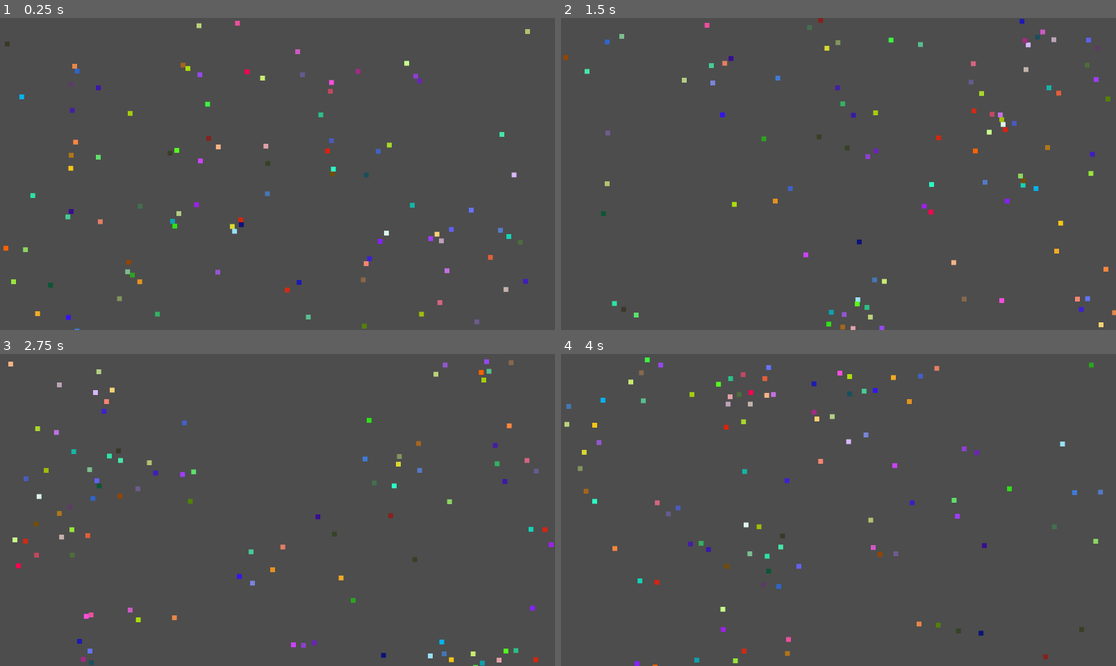
Above: before the commit, frames 1-4 (two rows, left to right).
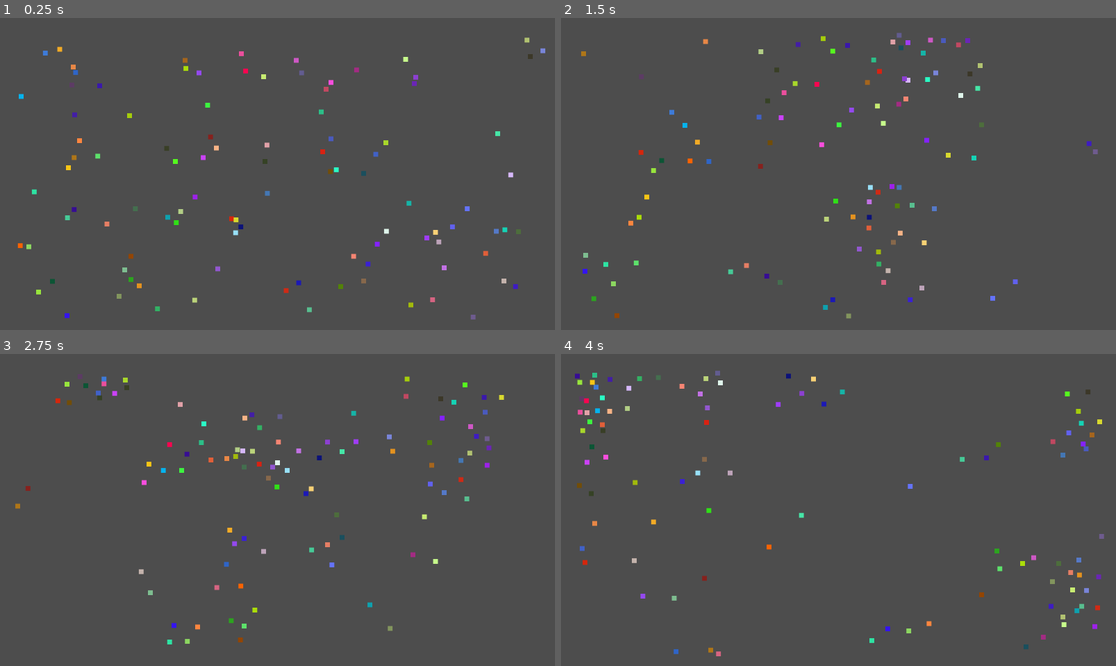
Above: after the commit, the same moments.

Repository: joesobo/EcoSystem
Game: Godot game, scene res://fish_manager.tscn
Same seed, same stepped clock (60 frames per second), same inputs: the game is played once before the commit and once after it. This scene is started directly instead of the project's main scene.
Inputs:
- Up to frame 1 (0.25 s): no input
- Up to frame 2 (1.5 s): no input
- Up to frame 3 (2.75 s): no input
- Up to frame 4 (4 s): no input

The runs differ from the first frame. In frame 1, 2.2% of the frame differs, in the area x 0-99%, y 0-100%; in frame 2, 2.9%; in frame 3, 2.9%, in the area x 1-100%, y 1-100%; in frame 4, 2.9%.

Commit message:
fix: better cohesion

Diff:
--- a/Boid.gd
+++ b/Boid.gd
@@ -4,7 +4,7 @@
 @export var speed = 0
 @export var velocity: Vector2
 
-@export var avoidRadius = 20
+@export var avoidRadius = 30
 @export var visualRange = 50
 @export var turnSpeed = 0.1
 
@@ -28,7 +28,6 @@
 
 	area2D.connect("area_entered", _on_Area2D_area_entered)
 	area2D.connect("area_exited", _on_Area2D_area_exited)
-
 
 	speed = randf_range(maxSpeed / 2, maxSpeed)
 	velocity = randomVelocity()
@@ -61,7 +60,7 @@
 	velocity += separation() * separationForce
 	velocity += alignment() * alignmentForce
 	velocity += cohesion() * cohesionForce
-	#velocity += borderForce()
+	velocity += borderForce()
 
 	velocity = velocity.lerp(velocity + alignment() * alignmentForce, turnSpeed)
 	velocity = velocity.normalized() * min(velocity.length(), speed)
@@ -106,7 +105,7 @@
 	if (numNeighbors):
 		centerVector /= numNeighbors
 
-	return centerVector
+	return centerVector - global_position
 
 func randomVelocity():
 	return Vector2(randf_range(-1, 1), randf_range(-1, 1)).normalized() * speed
--- a/FishManager.gd
+++ b/FishManager.gd
@@ -2,7 +2,7 @@
 
 @export var fishCount = 100
 
-var fishScene = preload("res://fish.tscn")
+@export var fishScene: PackedScene
 var viewport_rect
 
 func _ready():
--- a/fish_manager.tscn
+++ b/fish_manager.tscn
@@ -1,6 +1,8 @@
-[gd_scene load_steps=2 format=3 uid="uid://m3l74tktju12"]
+[gd_scene load_steps=3 format=3 uid="uid://m3l74tktju12"]
 
 [ext_resource type="Script" path="res://FishManager.gd" id="1_j5x7p"]
+[ext_resource type="PackedScene" uid="uid://dahto7bhai8pl" path="res://fish.tscn" id="2_wpgd5"]
 
 [node name="FishManager" type="Node2D"]
 script = ExtResource("1_j5x7p")
+fishScene = ExtResource("2_wpgd5")
--- a/project.godot
+++ b/project.godot
@@ -15,6 +15,10 @@
 config/features=PackedStringArray("4.1", "Forward Plus")
 config/icon="res://icon.svg"
 
+[display]
+
+window/size/always_on_top.editor=true
+
 [dotnet]
 
 project/assembly_name="EcoSystem"
